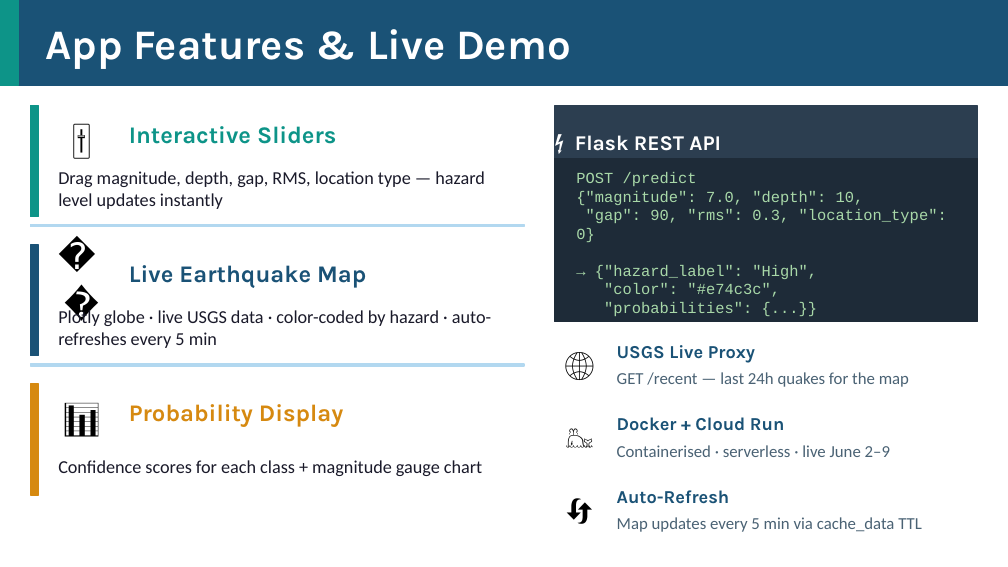
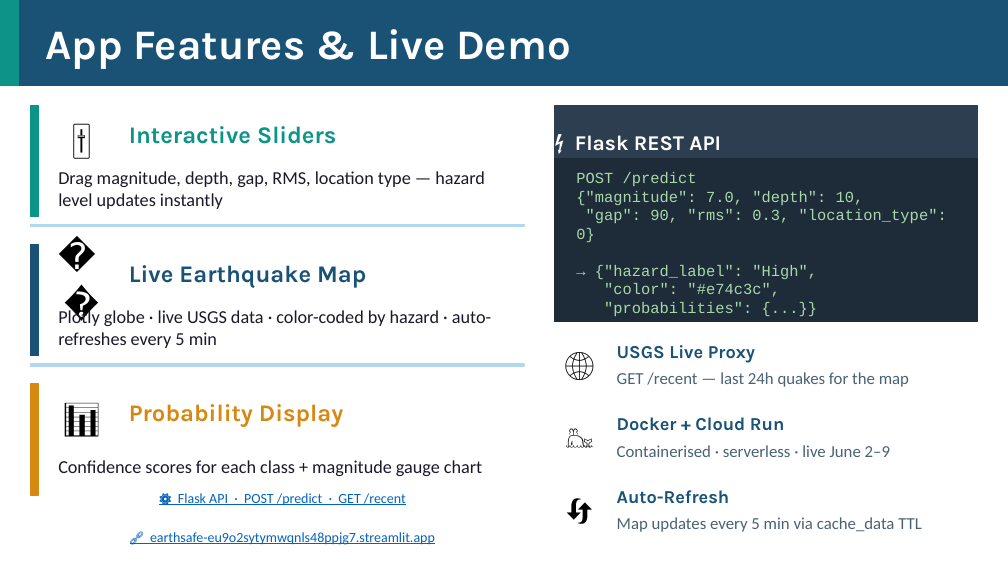
Before and after one commit to tt12049999/EarthSafe, a slide deck: slide 6 of presentation/EarthSafe_Final_Presentation.pptx. Drawn at 1008x567 pixels with LibreOffice and Linux fonts; fonts in the diff are those of the drawing. Boxes give left, top, right and bottom in pixels: in the first picture for what was removed or moved away, otherwise in the second. Text is boxed around its words. In the diff, an @@ line names an element or a change of style, - is before the commit and + after.

```diff
--- a/presentation/EarthSafe_Final_Presentation.pptx
+++ b/presentation/EarthSafe_Final_Presentation.pptx
@@ text added at [178, 493, 406, 506], 10 pt, text #0563C1, underline @@
+⚙️ Flask API · POST /predict · GET /recent
@@ text added at [150, 532, 435, 545], 10 pt, text #0563C1, underline @@
+🔗 earthsafe-eu9o2sytymwqnls48ppjg7.streamlit.app
```
Also in this commit, not shown: 5 other slides changed, 1 slide added, 1 slide removed, 3 other files.
